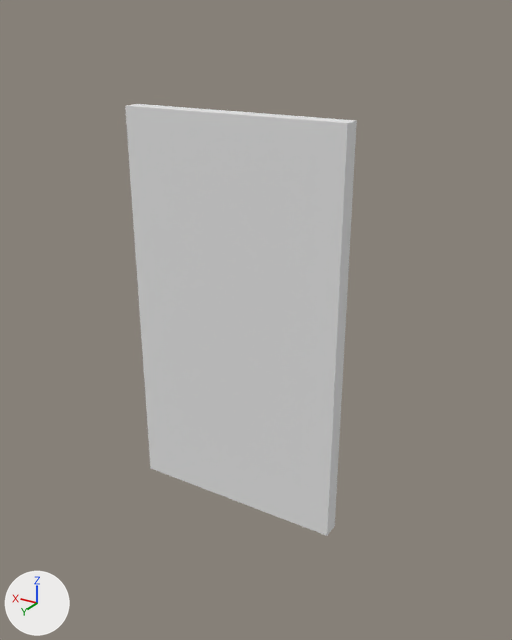
One commit to the OBJ model assets/Meshes/door.obj: the scene before it, then after it.
Both versions are drawn from a camera (50 mm lens) standing at (-3.67, -0.19, 1.85) and looking at (-2.57, -2.03, 0.93). The lights are fixed; the arrows at lower left show +X, +Y and +Z. The first picture is the older version. Where no turn or scale is listed for an object, it has been applied to the vertices.

Objects in the first picture: 'Door_Glass'.
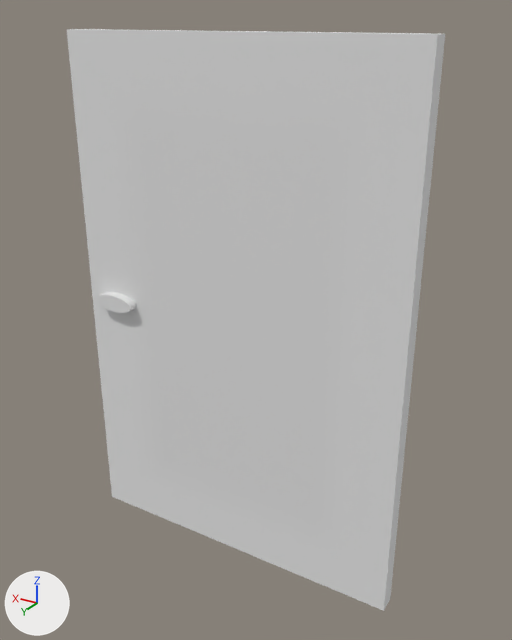
Changed parts and their boxes [x1, y1, x2, y2] in the pictures (512 x 640 px):
'Door', added
    after: [67, 29, 445, 611]
'Doorknob', added
    after: [96, 292, 136, 313]

Edits to the bpy script that builds the scene:
```text
Add mat_material:
    mat_material = principled_material('Material')
    mat_material.base_color = (0.8, 0.8, 0.8)  # white #e7e7e7
    mat_material.roughness = 1.0
Add me_doorknob:
    me_doorknob.from_pydata(...)  # 64 vertices, 124 faces; spans x -2.113..-1.953, y -1.977..-1.937, z 0.88..0.94
Add me_door:
    me_door.from_pydata(...)  # 16 vertices, 32 faces; spans x -3.1..-1.9, y -2.03..-1.97, z 0.01..1.81
    me_door.materials.append(mat_material)  # white #e7e7e7
Add ob_doorknob:
    ob_doorknob = bpy.data.objects.new('Doorknob', me_doorknob)
    ob_doorknob.location = (0.0, 0.0, 0.0)
Add ob_door:
    ob_door = bpy.data.objects.new('Door', me_door)
    ob_door.location = (0.0, 0.0, 0.0)
```
